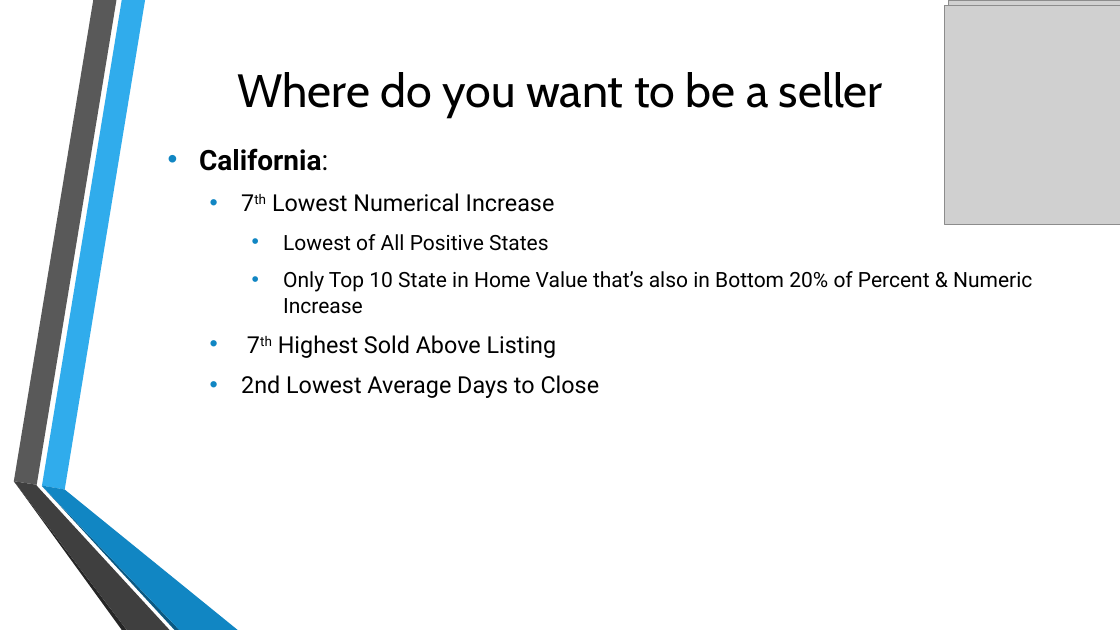
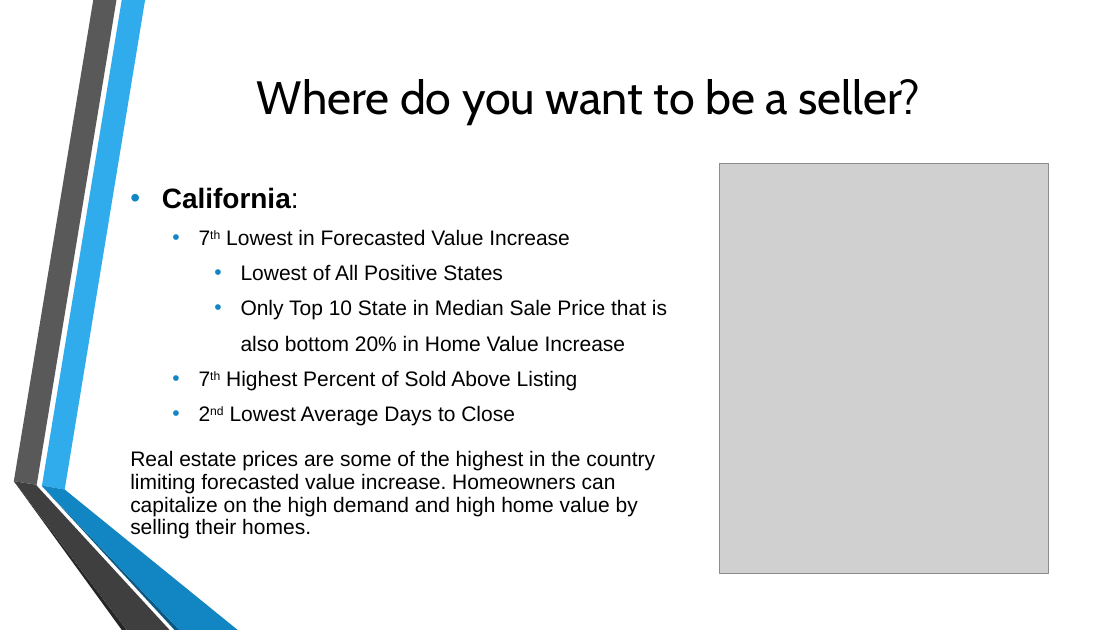
Before and after one commit to josephlomas/Project1_GroupRepo, a slide deck: slide 18 of Real Estate EDA.pptx. Drawn at 1120x630 pixels with LibreOffice and Linux fonts; fonts in the diff are those of the drawing; grey boxes stand for pictures. Boxes give left, top, right and bottom in pixels: in the first picture for what was removed or moved away, otherwise in the second. Text is boxed around its words. In the diff, an @@ line names an element or a change of style, - is before the commit and + after.

```diff
--- a/Real Estate EDA.pptx
+++ b/Real Estate EDA.pptx
@@ picture removed at [949, 0, 1120, 197] @@
@@ title at [257, 79, 920, 126]: text changed @@
-Where do you want to be a seller
+Where do you want to be a seller?
@@ text "California:": place and size @@
-text "California:" at [241, 193, 1032, 398]
+text "California:" at [130, 187, 667, 539]
@@ text "California:" at [130, 187, 667, 539]: vertical alignment middle to top @@
@@ picture: place and size @@
-picture at [944, 5, 1120, 223]
+picture at [719, 163, 1049, 573]
@@ text at [162, 187, 515, 426]: font Roboto to Arial in "California:", "Lowest of All Positive States", "2nd Lowest Average Days to Close"; size 20 to 18 pt in "2nd Lowest Average Days to Close"; now superscript in "2nd"; indent changed; line spacing 1 to 1.4; less space between paragraphs @@
@@ text at [226, 229, 570, 246]: text changed; size 20 to 18 pt; font Roboto to Arial @@
-  • 7th Lowest Numerical Increase
+  • 7th Lowest in Forecasted Value Increase
@@ text at [226, 299, 667, 390]: text changed; font Roboto to Arial @@
-    • Only Top 10 State in Home Value that’s also in Bottom 20% of Percent & Numeric Increase
-  • 7th Highest Sold Above Listing
+    • Only Top 10 State in Median Sale Price that is also bottom 20% in Home Value Increase
+  • 7th Highest Percent of Sold Above Listing
@@ text at [130, 450, 655, 539]: paragraph added @@
+Real estate prices are some of the highest in the country limiting forecasted value increase. Homeowners can capitalize on the high demand and high home value by selling their homes.
```
Also in this commit, not shown: 10 other slides changed, 3 slides added, 3 slides removed, 1 other file.
